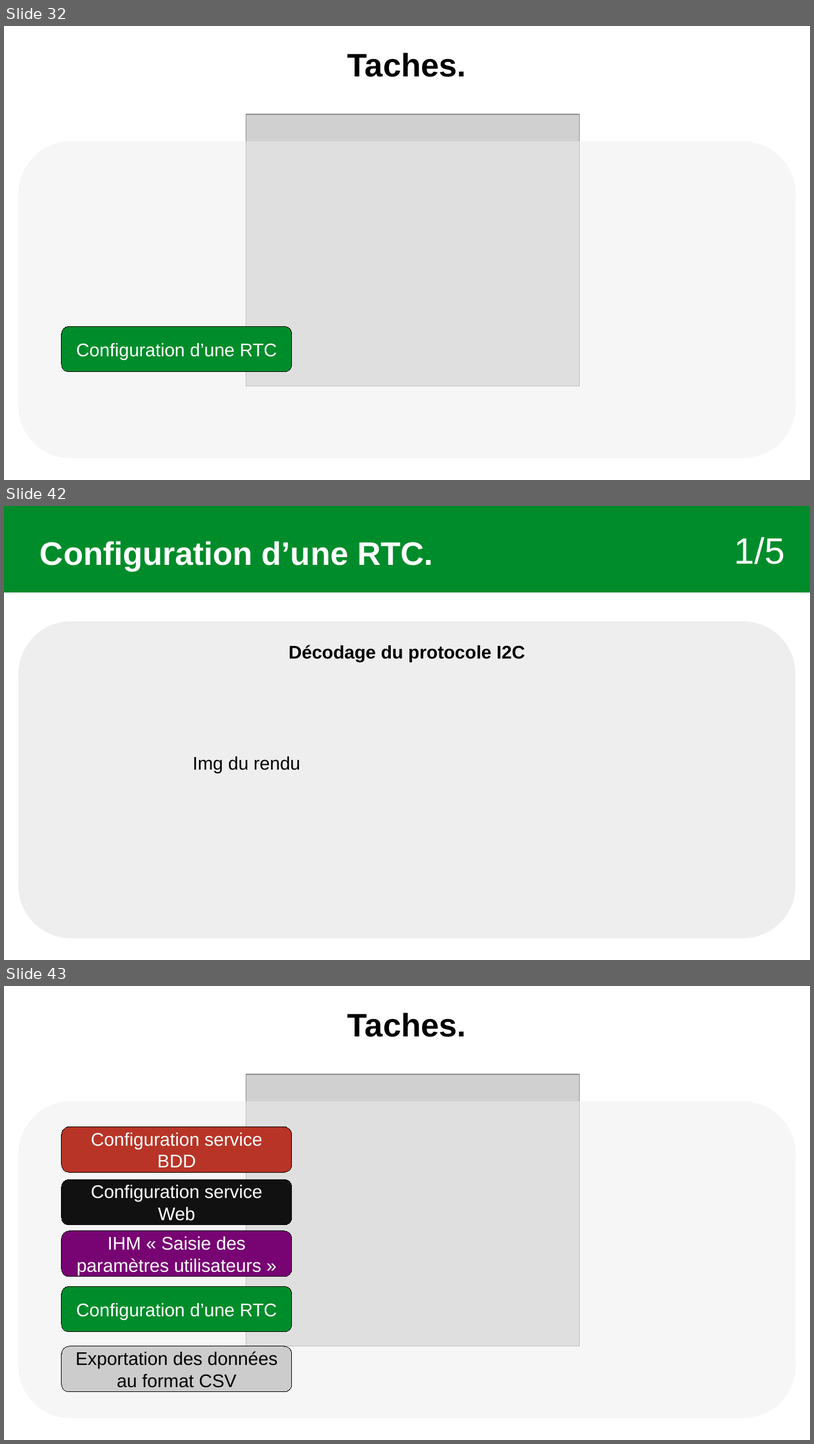
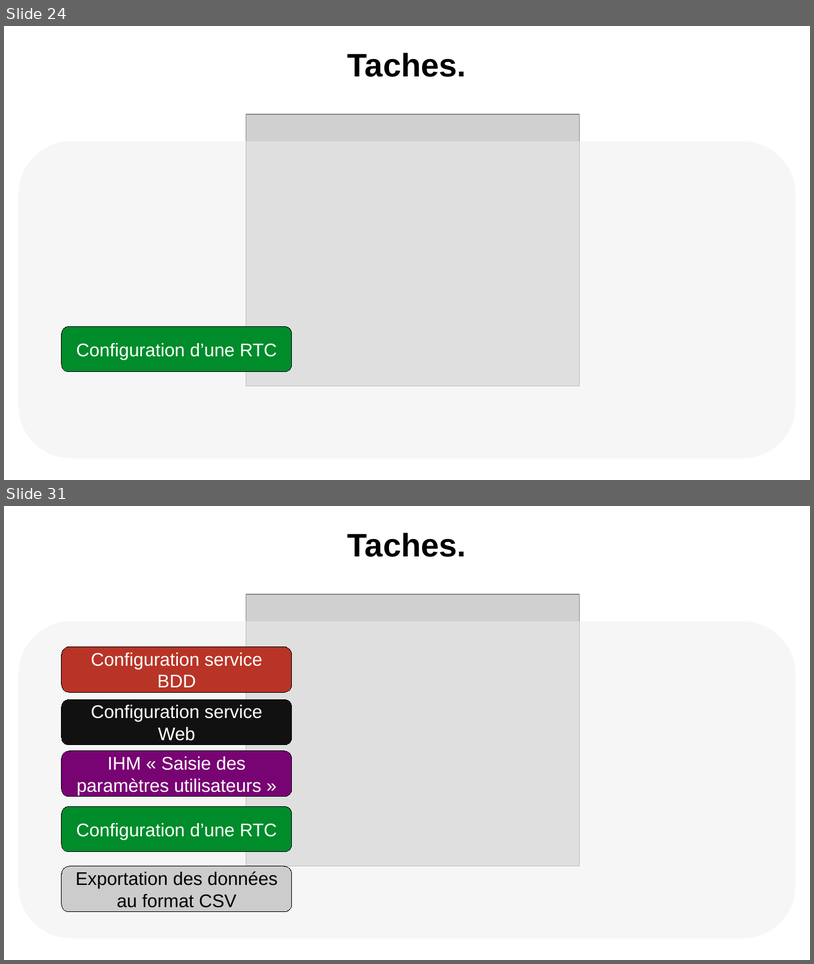
Before and after one commit to Sauvage89/sechoir-houblon, a slide deck: doc/diaporama/revu2/revu2_sauvage.odp. Shown one above the other, each under a label of ours: slides 32, 42 and 43 before the commit, slides 24 and 31 after it; the slides between them are not shown. The pictures are 814x1444 and 814x964 pixels, drawn with LibreOffice and Linux fonts; fonts in the diff are those of the drawing; grey boxes stand for pictures. Boxes give left, top, right and bottom in pixels: in the first picture for what was removed or moved away, otherwise in the second. Text is boxed around its words. In the diff, an @@ line names an element or a change of style, - is before the commit and + after.

```diff
--- a/doc/diaporama/revu2/revu2_sauvage.odp
+++ b/doc/diaporama/revu2/revu2_sauvage.odp
@@ slide 42 removed at (x1=4, y1=506, x2=810, y2=960), background #FFFFFF @@
@@ rectangle removed at (x1=4, y1=506, x2=810, y2=592) @@
@@ text removed at (x1=40, y1=541, x2=433, y2=571) @@
-Configuration d’une RTC.
@@ text removed at (x1=734, y1=537, x2=785, y2=564) @@
-1/5
@@ rounded rectangle removed at (x1=18, y1=621, x2=797, y2=938) @@
-Décodage du protocole I2C
@@ text removed at (x1=193, y1=756, x2=300, y2=773) @@
-Img du rendu
@@ what was slide 32 is now slide 24 @@
@@ what was slide 43 is now slide 31 @@
```
Also in this commit, not shown: 22 slides changed, 1 slide added, 14 other slides removed, 2 other files.
